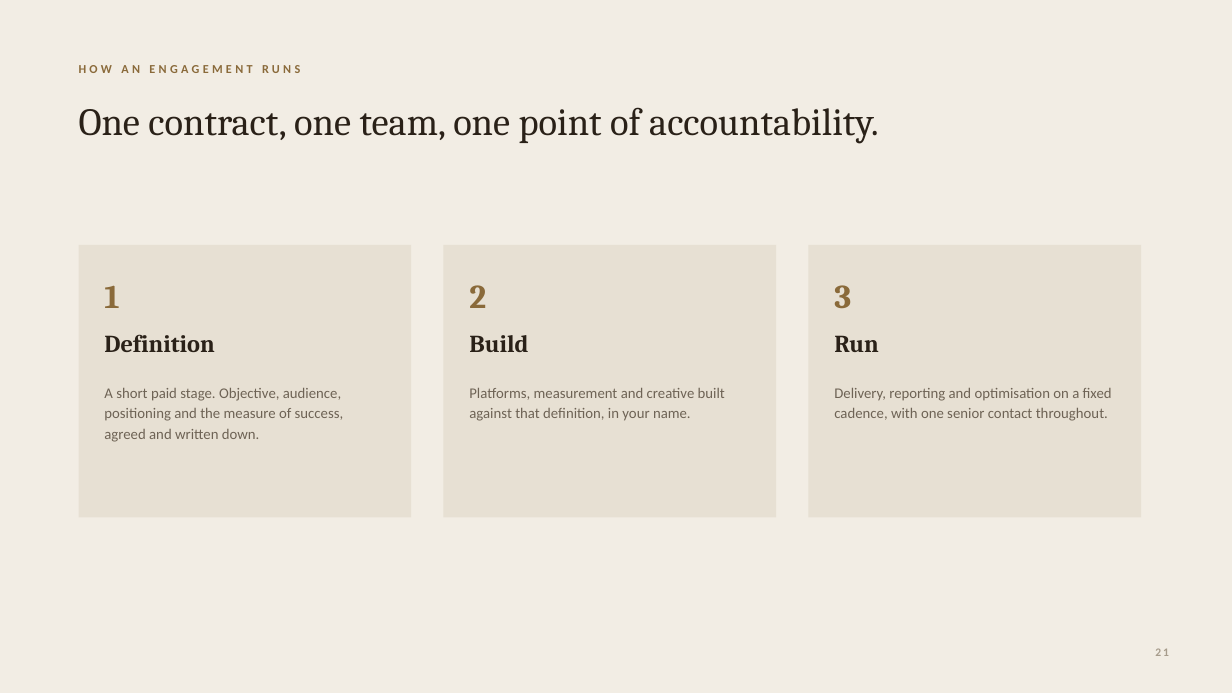
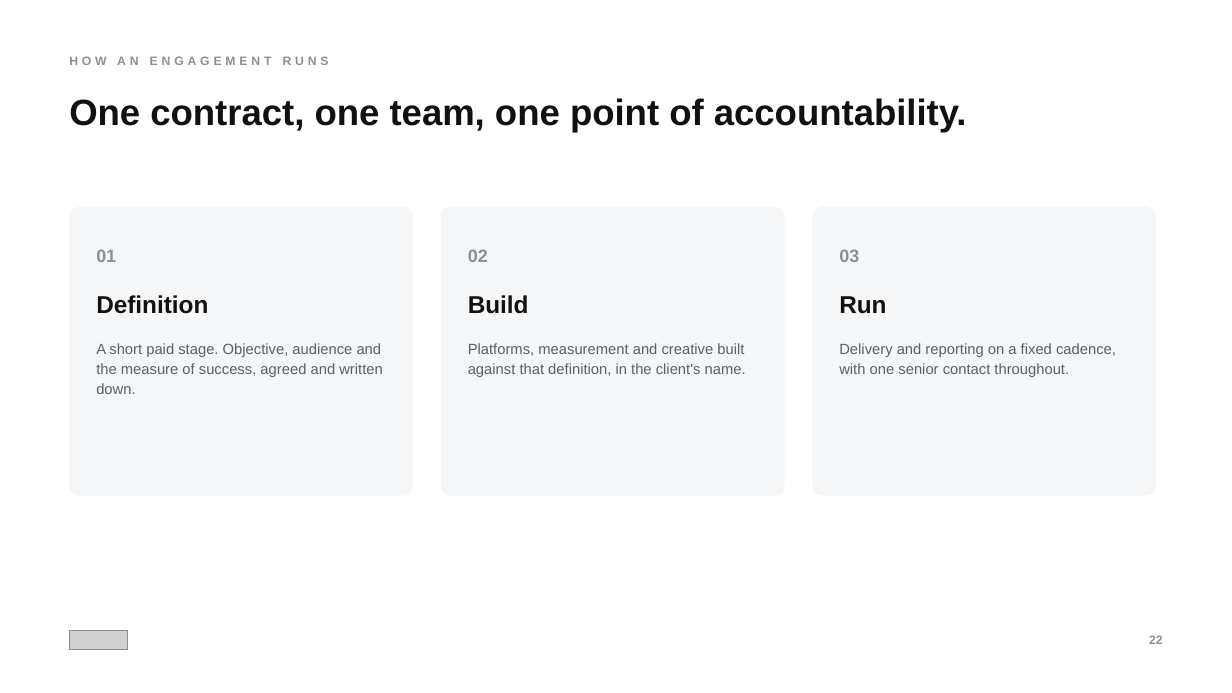
Before and after one commit to tanvichitnis1/NEW-, a slide deck: slide 22 of deck-pptx/EOV-Credentials-2026.pptx (slide 21 before the commit). Drawn at 1232x693 pixels with LibreOffice and Linux fonts; fonts in the diff are those of the drawing; grey boxes stand for pictures. Boxes give left, top, right and bottom in pixels: in the first picture for what was removed or moved away, otherwise in the second. Text is boxed around its words. In the diff, an @@ line names an element or a change of style, - is before the commit and + after.

```diff
--- a/deck-pptx/EOV-Credentials-2026.pptx
+++ b/deck-pptx/EOV-Credentials-2026.pptx
@@ background #F2EDE4 to #FFFFFF @@
@@ text "HOW AN ENGAGEMENT RUNS": place and size @@
-text "HOW AN ENGAGEMENT RUNS" at [79, 65, 300, 73]
+text "HOW AN ENGAGEMENT RUNS" at [69, 56, 329, 65]
@@ text "HOW AN ENGAGEMENT RUNS" at [69, 56, 329, 65]: font Calibri to Arial, text colour #8A6A3A to #8A8F98, letter spacing 2.6 to 3 pt @@
@@ text "One contract, one team, one ...": place and size @@
-text "One contract, one team, one ..." at [79, 107, 879, 144]
+text "One contract, one team, one ..." at [69, 98, 967, 132]
@@ text "One contract, one team, one ..." at [69, 98, 967, 132]: size 30 to 28.5 pt, font Cambria to Arial, text colour #2A2118 to #111111, bold on; line spacing 36pt to 40.5pt @@
@@ rounded rectangle added at [69, 207, 413, 495], fill #F4F6F8 @@
@@ rounded rectangle added at [441, 207, 785, 495], fill #F4F6F8 @@
@@ rounded rectangle added at [812, 207, 1156, 495], fill #F4F6F8 @@
@@ rectangle removed at [79, 245, 411, 518] @@
@@ text added at [96, 249, 116, 262], 14 pt, text #8A8F98, bold @@
+01
@@ rectangle removed at [444, 245, 776, 518] @@
@@ text added at [468, 249, 488, 262], 14 pt, text #8A8F98, bold @@
+02
@@ rectangle removed at [809, 245, 1141, 518] @@
@@ text added at [839, 249, 859, 262], 14 pt, text #8A8F98, bold @@
+03
@@ text "Definition": place and size @@
-text "Definition" at [104, 334, 214, 352]
+text "Definition" at [96, 295, 208, 314]
@@ text removed at [104, 285, 119, 308] @@
-1
@@ text "Build": place and size @@
-text "Build" at [469, 335, 528, 352]
+text "Build" at [468, 295, 529, 314]
@@ text removed at [469, 285, 486, 308] @@
-2
@@ text removed at [834, 285, 851, 308] @@
-3
@@ font Cambria to Arial, text colour #2A2118 to #111111 in 3 elements at [96, 295, 208, 314], [468, 295, 529, 314], [839, 296, 886, 314] @@
@@ text "Run": place and size @@
-text "Run" at [834, 335, 879, 352]
+text "Run" at [839, 296, 886, 314]
@@ text at [96, 343, 383, 394]: text changed; font Calibri to Arial; text colour #6E6355 to #5A6068 @@
-A short paid stage. Objective, audience, positioning and the measure of success, agreed and written down.
+A short paid stage. Objective, audience and the measure of success, agreed and written down.
@@ text at [468, 343, 746, 377]: text changed; font Calibri to Arial; text colour #6E6355 to #5A6068 @@
-Platforms, measurement and creative built against that definition, in your name.
+Platforms, measurement and creative built against that definition, in the client's name.
@@ text at [839, 343, 1116, 377]: text changed; font Calibri to Arial; text colour #6E6355 to #5A6068 @@
-Delivery, reporting and optimisation on a fixed cadence, with one senior contact throughout.
+Delivery and reporting on a fixed cadence, with one senior contact throughout.
@@ picture added at [69, 630, 127, 650] @@
@@ text added at [1149, 635, 1163, 644], 9.5 pt, text #8A8F98, bold @@
+22
@@ text removed at [1155, 648, 1169, 656] @@
-21
```
Also in this commit, not shown: 14 other slides changed, 10 slides added, 9 slides removed, 3 other files.
